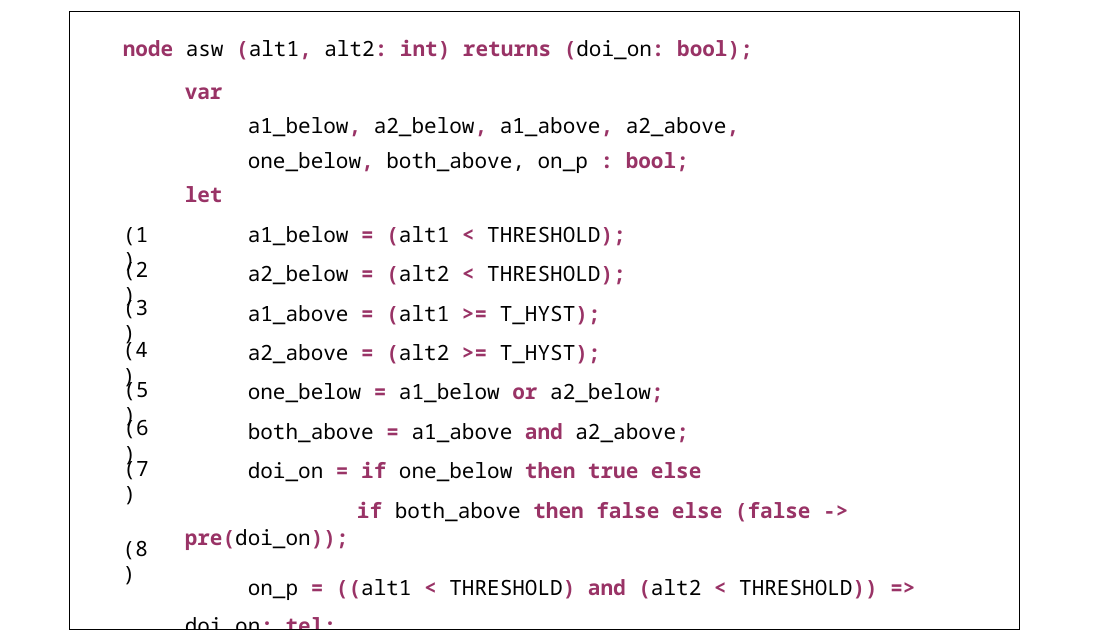
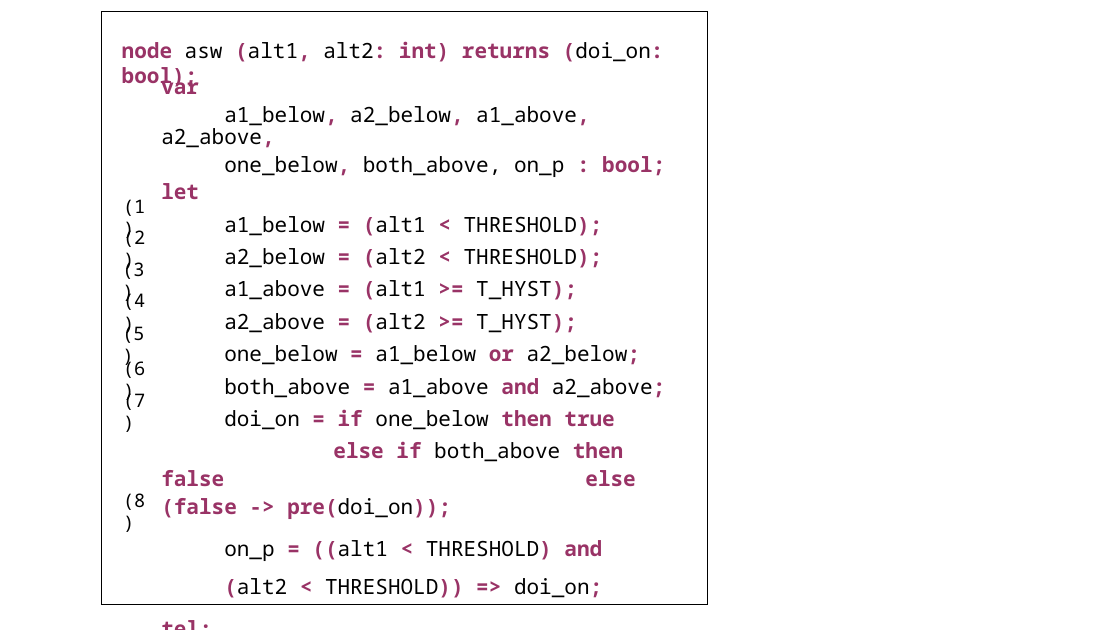
Before and after one commit to elaghs/Working, a slide deck: slide 4 of all_ivcs/all_ivcs_TEX/figs/figs.pptx. Drawn at 1120x630 pixels with LibreOffice and Linux fonts; fonts in the diff are those of the drawing. Boxes give left, top, right and bottom in pixels: in the first picture for what was removed or moved away, otherwise in the second. Text is boxed around its words. In the diff, an @@ line names an element or a change of style, - is before the commit and + after.

```diff
--- a/all_ivcs/all_ivcs_TEX/figs/figs.pptx
+++ b/all_ivcs/all_ivcs_TEX/figs/figs.pptx
@@ rectangle: place and size @@
-rectangle at [69, 12, 1019, 630]
+rectangle at [102, 12, 708, 605]
@@ text "node asw (alt1, alt2: int) ..." rewrapped from [123, 39, 753, 60] to [122, 41, 664, 90] @@
@@ text "var": place and size @@
-text "var" at [185, 87, 878, 599]
+text "var" at [161, 74, 665, 598]
@@ text at [161, 74, 665, 398]: less space between paragraphs @@
@@ text "(1)": place and size @@
-text "(1)" at [123, 227, 148, 246]
+text "(1)" at [123, 199, 145, 216]
@@ text "(2)": place and size @@
-text "(2)" at [123, 257, 148, 281]
+text "(2)" at [123, 226, 145, 247]
@@ text "(3)": place and size @@
-text "(3)" at [123, 295, 148, 319]
+text "(3)" at [122, 258, 144, 279]
@@ text "(4)": place and size @@
-text "(4)" at [123, 337, 148, 361]
+text "(4)" at [123, 290, 145, 310]
@@ text "(5)": place and size @@
-text "(5)" at [123, 377, 148, 401]
+text "(5)" at [122, 322, 144, 343]
@@ text "(6)": place and size @@
-text "(6)" at [123, 415, 148, 439]
+text "(6)" at [123, 357, 145, 378]
@@ size 18 to 16 pt in 8 elements at [123, 199, 145, 216], [123, 226, 145, 247], [122, 258, 144, 279], [123, 493, 145, 510], [123, 290, 145, 310], [122, 322, 144, 343], [123, 357, 145, 378], [123, 389, 145, 410] @@
@@ text "(7)": place and size @@
-text "(7)" at [123, 456, 148, 480]
+text "(7)" at [123, 389, 145, 410]
@@ text at [161, 409, 635, 598]: text changed @@
-doi_on = if one_below then true else
-if both_above then false else (false -> pre(doi_on));
-on_p = ((alt1 < THRESHOLD) and (alt2 < THRESHOLD)) => doi_on; tel;
+doi_on = if one_below then true
+else if both_above then false else (false -> pre(doi_on));
+on_p = ((alt1 < THRESHOLD) and (alt2 < THRESHOLD)) => doi_on;
+tel;
@@ text "(8)": place and size @@
-text "(8)" at [123, 540, 148, 560]
+text "(8)" at [123, 493, 145, 510]
```
Also in this commit, not shown: 3 other slides changed, 9 other files.
